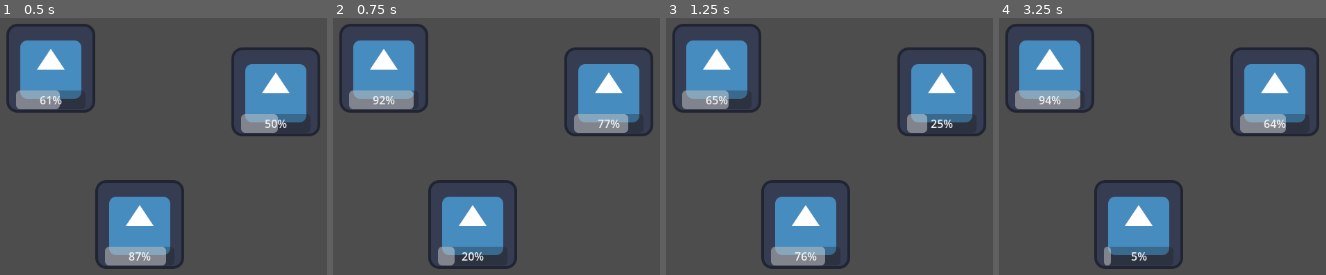
Above: before the commit, frames 1-4 (left to right).
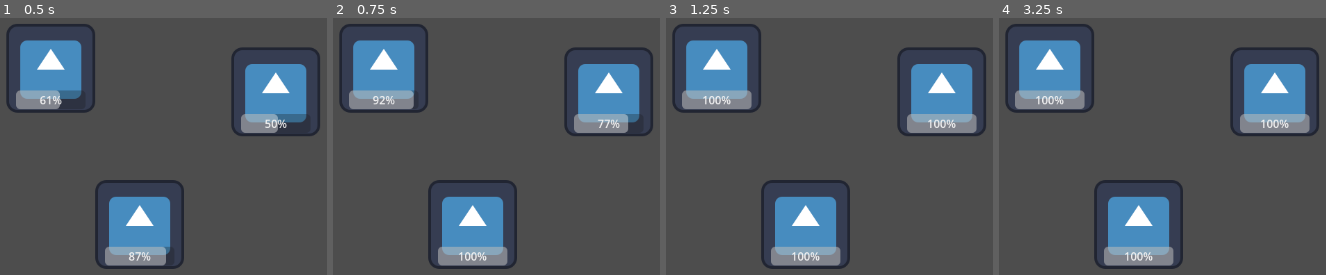
Above: after the commit, the same moments.

Repository: bakkelim/project-postal
Game: Godot game, scene res://scenes/main/main.tscn
Two runs of this game, one before a commit and one after it. Both use one fixed random seed, a clock stepped at 60 frames per second and the inputs below. The engine's default icon, where the game draws it, is replaced by a stand-in: a white triangle on a blue panel in a dark square.
Inputs:
- Up to frame 1 (0.5 s): no input
- Up to frame 2 (0.75 s): no input
- Up to frame 3 (1.25 s): no input
- Up to frame 4 (3.25 s): no input

Frame 1 is identical in both runs. In frame 2, 1.2% of the frame differs, in the area x 36-54%, y 89-97%; in frame 3, 2.3%; in frame 4, 2.4%, in the area x 11-96%, y 28-97%.

Commit message:
feat: add produce mail component

Diff:
--- a/scenes/components/produce_mail_component/produce_mail_component.gd
+++ b/scenes/components/produce_mail_component/produce_mail_component.gd
@@ -1,13 +1,13 @@
 class_name ProduceMailComponent
-extends Node2D
+extends Node
 
 signal mail_produced
 
 @export var min_produce_time: float = 0.5
 @export var max_produce_time: float = 2.0
+@export var progress_bar: ProgressBar
 
-@onready var produce_timer: Timer = $ProduceTimer
-@onready var progress_bar: ProgressBar = $ProgressBar
+@onready var produce_timer: Timer = $ProduceMailTimer
 
 
 func _ready() -> void:
--- a/scenes/components/produce_mail_component/produce_mail_component.tscn
+++ b/scenes/components/produce_mail_component/produce_mail_component.tscn
@@ -2,16 +2,7 @@
 
 [ext_resource type="Script" path="res://scenes/components/produce_mail_component/produce_mail_component.gd" id="1_dcfwp"]
 
-[node name="ProduceMailComponent" type="Node2D"]
-z_index = 1
+[node name="ProduceMailComponent" type="Node"]
 script = ExtResource("1_dcfwp")
 
-[node name="ProduceTimer" type="Timer" parent="."]
-
-[node name="ProgressBar" type="ProgressBar" parent="."]
-custom_minimum_size = Vector2(100, 10)
-offset_left = -50.0
-offset_top = 32.0
-offset_right = 50.0
-offset_bottom = 59.0
-value = 50.0
+[node name="ProduceMailTimer" type="Timer" parent="."]
--- /dev/null
+++ b/scenes/components/send_mail_component/send_mail_component.gd
@@ -0,0 +1,36 @@
+class_name SendMailComponent
+extends Node
+
+signal mail_sent
+
+@export var time_to_mail_box: float = 1.0
+
+@onready var send_mail_timer: Timer = $SendMailTimer
+
+
+func _ready() -> void:
+	send_mail_timer.timeout.connect(_on_timeout)
+	send_mail_timer.one_shot = true
+	#progress_bar.value = 0
+
+
+#func _physics_process(_delta: float) -> void:
+#if produce_timer.is_stopped():
+#return
+#progress_bar.value = produce_timer.wait_time - produce_timer.time_left
+
+
+func send_mail() -> void:
+	if not send_mail_timer.is_stopped():
+		return
+
+	#progress_bar.max_value = wait_time
+	#progress_bar.value = 0
+
+	send_mail_timer.wait_time = time_to_mail_box
+	send_mail_timer.start()
+
+
+func _on_timeout() -> void:
+	#progress_bar.value = 100
+	mail_sent.emit()
--- /dev/null
+++ b/scenes/components/send_mail_component/send_mail_component.tscn
@@ -0,0 +1,8 @@
+[gd_scene load_steps=2 format=3 uid="uid://bfp82l6x3verq"]
+
+[ext_resource type="Script" path="res://scenes/components/send_mail_component/send_mail_component.gd" id="1_laax5"]
+
+[node name="SendMailComponent" type="Node"]
+script = ExtResource("1_laax5")
+
+[node name="SendMailTimer" type="Timer" parent="."]
--- a/scenes/objects/house/house.gd
+++ b/scenes/objects/house/house.gd
@@ -1,13 +1,35 @@
 class_name House
 extends Node2D
 
+var mail_boxes: Array[String] = []
+
 @onready var produce_mail_component: ProduceMailComponent = $ProduceMailComponent
+@onready var send_mail_component: SendMailComponent = $SendMailComponent
 
 
 func _ready() -> void:
+	send_mail_component.mail_sent.connect(_on_mail_sent)
 	produce_mail_component.mail_produced.connect(_on_mail_produced)
 	produce_mail_component.produce_mail()
 
 
+#func _find_mail_box() -> String:
+#if mail_boxes.count() == 0:
+#return null
+#
+#for box in mail_boxes:
+#return box
+
+
 func _on_mail_produced() -> void:
+	print("mail_produced")
+	#var mail_box := _find_mail_box()
+	#if not mail_box:
+	#print("mail_produced")
+	#return
+	send_mail_component.send_mail()
+
+
+func _on_mail_sent() -> void:
+	print("mail_sent")
 	produce_mail_component.produce_mail()
--- a/scenes/objects/house/house.tscn
+++ b/scenes/objects/house/house.tscn
@@ -1,13 +1,25 @@
-[gd_scene load_steps=4 format=3 uid="uid://cp56vfnhiyypd"]
+[gd_scene load_steps=5 format=3 uid="uid://cp56vfnhiyypd"]
 
 [ext_resource type="Script" path="res://scenes/objects/house/house.gd" id="1_w4lp1"]
 [ext_resource type="PackedScene" uid="uid://cwaimk52pikyg" path="res://scenes/components/produce_mail_component/produce_mail_component.tscn" id="2_f8yqq"]
 [ext_resource type="Texture2D" uid="uid://bwtm34vltctw" path="res://icon.svg" id="2_f50h4"]
+[ext_resource type="PackedScene" uid="uid://bfp82l6x3verq" path="res://scenes/components/send_mail_component/send_mail_component.tscn" id="3_jvuy5"]
 
 [node name="House" type="Node2D"]
 script = ExtResource("1_w4lp1")
 
-[node name="ProduceMailComponent" parent="." instance=ExtResource("2_f8yqq")]
+[node name="ProduceMailComponent" parent="." node_paths=PackedStringArray("progress_bar") instance=ExtResource("2_f8yqq")]
+progress_bar = NodePath("../ProduceMailProgressBar")
+
+[node name="SendMailComponent" parent="." instance=ExtResource("3_jvuy5")]
 
 [node name="Sprite2D" type="Sprite2D" parent="."]
 texture = ExtResource("2_f50h4")
+
+[node name="ProduceMailProgressBar" type="ProgressBar" parent="."]
+custom_minimum_size = Vector2(100, 10)
+offset_left = -50.0
+offset_top = 32.0
+offset_right = 50.0
+offset_bottom = 59.0
+value = 50.0
